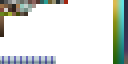
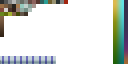
Before/after of a 128×64 layered artwork. What changed in the layer stack:
pixels changed over bbox(124, 0, 128, 64) (layer not identified)
